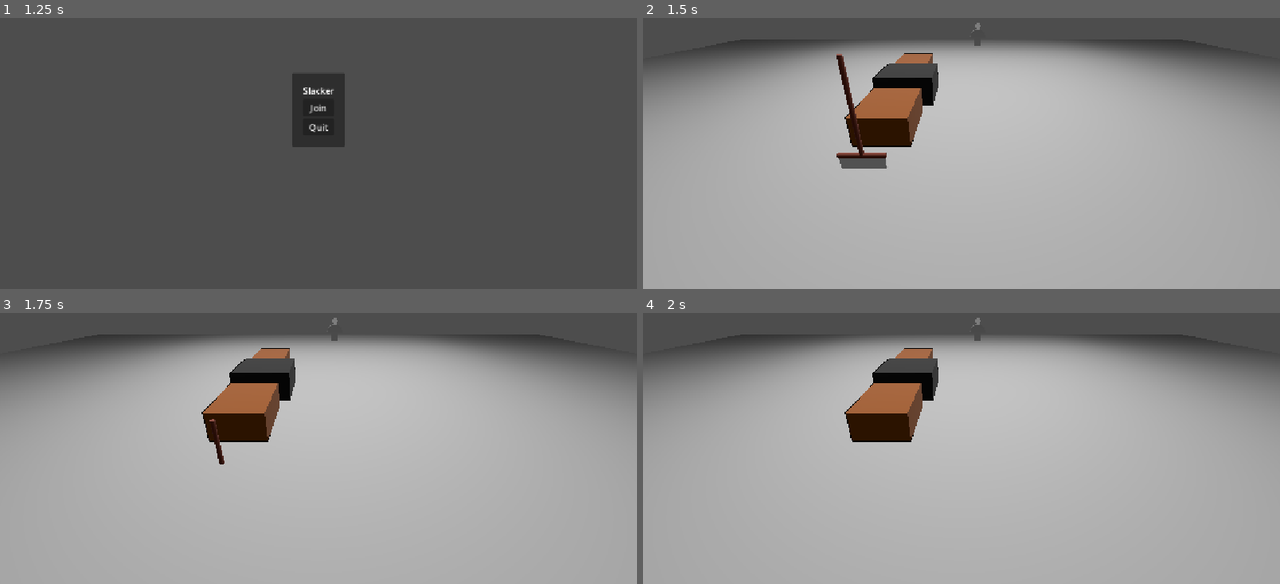
Above: before the commit, frames 1-4 (two rows, left to right).
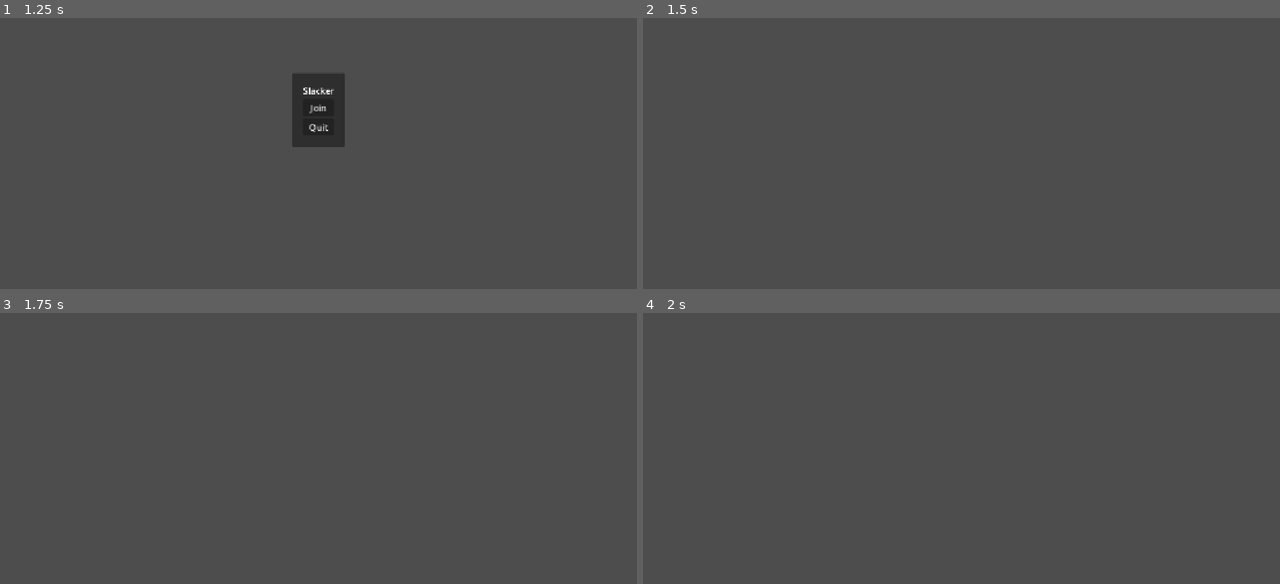
Above: after the commit, the same moments.

Repository: AlexLietha/Slacker
Game: Godot game, scene res://Scenes/UI/main_menu.tscn
Two runs of this game, one before a commit and one after it. Both use one fixed random seed, a clock stepped at 60 frames per second and the inputs below. The project has no main scene, so this scene is started directly.
Inputs (mouse positions are in pixels of both pictures, inside the frame that each line leads up to):
- Up to frame 1 (1.25 s): tap Enter (ui_accept) at 0.5, 0.77 s; move the mouse to (458, 91) at 0.52 s; hold D (moveRight) from 0.53 s (still down); right-click (458, 91) at 0.6 s
- Up to frame 2 (1.5 s): release D (moveRight) at 1.25 s; click "Join" at 1.25 s
- Up to frame 3 (1.75 s): no input
- Up to frame 4 (2 s): no input

Frame 1 is identical in both runs. In frame 2, 86% of the frame differs, in the area x 0-100%, y 1-100%; in frame 3, 86%; in frame 4, 86%.

Commit message:
Working multiplayer

Diff:
--- a/slacker/Scenes/Enviornment/world_main.tscn
+++ b/slacker/Scenes/Enviornment/world_main.tscn
@@ -61,9 +61,6 @@
 [node name="CollisionShape3D" type="CollisionShape3D" parent="Pole2" unique_id=659229003]
 shape = SubResource("CylinderShape3D_n2nfj")
 
-[node name="Camera3D" type="Camera3D" parent="." unique_id=1618758213]
-transform = Transform3D(1, 0, 0, 0, 0.8852323, 0.46514916, 0, -0.46514916, 0.8852323, 0, 3.1994176, 8.01521)
-
 [node name="WorldEnvironment" type="WorldEnvironment" parent="." unique_id=1263570662]
 environment = SubResource("Environment_n2nfj")
 
--- a/slacker/Scenes/test.tscn
+++ b/slacker/Scenes/test.tscn
@@ -46,6 +46,3 @@
 
 [node name="Broom2" parent="." unique_id=1768105010 instance=ExtResource("9_2cgwh")]
 transform = Transform3D(1, 0, 0, 0, 1, 0, 0, 0, 1, -1.0911354, 0, -1.0531983)
-
-[node name="Camera3D" type="Camera3D" parent="." unique_id=1637247727]
-transform = Transform3D(1, 0, 0, 0, 0.90054804, 0.43475658, 0, -0.43475658, 0.90054804, 0, 1.7457099, 1.0375407)
--- a/slacker/Scripts/Multiplayer/network.gd
+++ b/slacker/Scripts/Multiplayer/network.gd
@@ -50,8 +50,12 @@
 			spawn_player.rpc_id(peer_id, existing_id)
 
 
-@rpc("authority", "reliable")
+@rpc("authority", "call_local", "reliable")
 func spawn_player(peer_id: int) -> void:
+	if get_tree().current_scene.has_node(str(peer_id)):
+		print("Player already exists")
+		return
+
 	var new_player = PLAYER.instantiate()
 	new_player.name = str(peer_id)
 	new_player.set_multiplayer_authority(peer_id)
--- a/slacker/Scripts/playerMovement.gd
+++ b/slacker/Scripts/playerMovement.gd
@@ -27,6 +27,7 @@
 	if !is_multiplayer_authority():
 		set_process(false)
 		set_physics_process(false)
+		camera.current = false
 		return
 
 	camera.current = true
